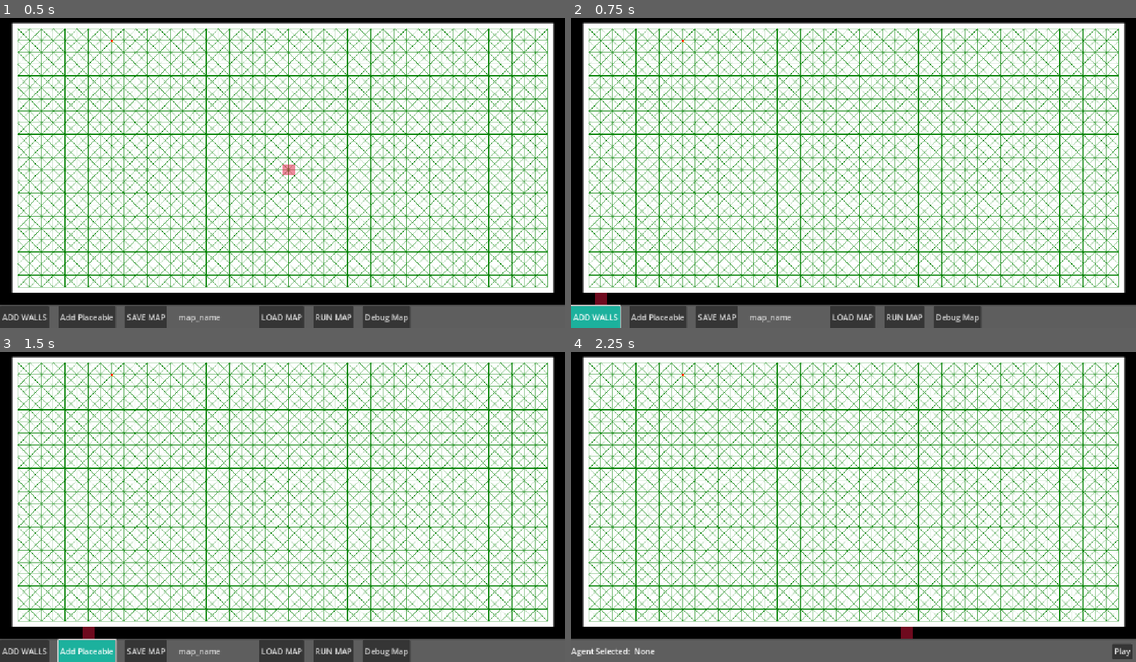
Above: before the commit, frames 1-4 (two rows, left to right).
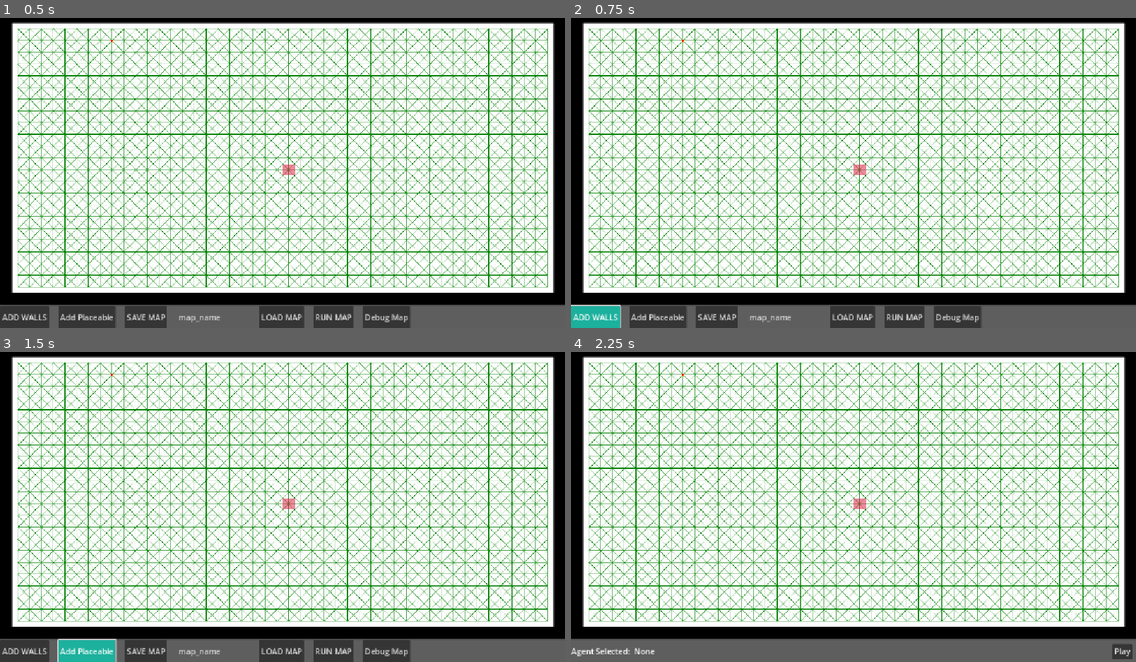
Above: after the commit, the same moments.

Repository: 702BH/GameAIProjects
Game: Godot game, scene res://ProgrammingGameAIByExample/Raven/raven_main_scene.tscn
Same seed, same stepped clock (60 frames per second), same inputs: the game is played once before the commit and once after it. The project has no main scene, so this scene is started directly.
Inputs:
- Up to frame 1 (0.5 s): no input
- Up to frame 2 (0.75 s): click "ADD WALLS" at 0.5 s
- Up to frame 3 (1.5 s): click "Add Placeable" at 1.25 s
- Up to frame 4 (2.25 s): click "RUN MAP" at 2 s

Frame 1 is identical in both runs. In frame 2, 0.2% of the frame differs, in the area x 4-53%, y 47-93%; in frame 3, 0.2%; in frame 4, 0.2%.

Commit message:
created debug state singleton and signals

Diff:
--- /dev/null
+++ b/aiforgamesprojects/ProgrammingGameAIByExample/Raven/Debug/DebugSettings.gd
@@ -0,0 +1,9 @@
+extends Node
+
+var debug_mode := false
+
+
+
+func set_debug_mode(mode:bool) -> void:
+	debug_mode = mode
+	RavenServiceBus.debg_mode_changed.emit(mode)
--- a/aiforgamesprojects/ProgrammingGameAIByExample/Raven/Raven_Service_Bus.gd
+++ b/aiforgamesprojects/ProgrammingGameAIByExample/Raven/Raven_Service_Bus.gd
@@ -41,6 +41,7 @@
 
 # debugging system
 signal debug_event(data: DebugData)
+signal debg_mode_changed(mode:bool)
 
 # Map drawing
 signal grid_generated()
--- a/aiforgamesprojects/ProgrammingGameAIByExample/Raven/map_drawing_input.gd
+++ b/aiforgamesprojects/ProgrammingGameAIByExample/Raven/map_drawing_input.gd
@@ -6,6 +6,8 @@
 
 @onready var drawer := $SubViewport/MapDrawing
 @onready var viewport := $SubViewport
+@onready var bucketdrawing := $BucketDrawing
+@onready var static_drawing := $SubViewport/MapDrawing/StaticDrawing
 
 var mouse_in := true
 var selected_position
@@ -25,7 +27,10 @@
 	RavenServiceBus.submitted_weapon.connect(_on_submitted.bind())
 	RavenServiceBus.grid_generated.connect(_on_grid_generated.bind())
 	RavenServiceBus.placeable_popup_submitted.connect(_on_popup_submitted.bind())
+	RavenServiceBus.debg_mode_changed.connect(_on_debug_mode_changed.bind())
 
+func _on_debug_mode_changed(mode:bool) -> void:
+	pass
 
 func _on_popup_submitted(data: SelectableData) -> void:
 	#print("Popup sucessfuly submitted")
--- a/aiforgamesprojects/ProgrammingGameAIByExample/Raven/overlay_draw.gd
+++ b/aiforgamesprojects/ProgrammingGameAIByExample/Raven/overlay_draw.gd
@@ -2,7 +2,8 @@
 #
 
 func _process(delta: float) -> void:
-	queue_redraw()
+	if DebugSettings.debug_mode:
+		queue_redraw()
 
 func _draw() -> void:
 	var mouse_position:= get_global_mouse_position()
--- a/aiforgamesprojects/project.godot
+++ b/aiforgamesprojects/project.godot
@@ -18,6 +18,7 @@
 
 RavenServiceBus="*res://ProgrammingGameAIByExample/Raven/Raven_Service_Bus.gd"
 World="*res://ProgrammingGameAIByExample/Raven/World.gd"
+DebugSettings="*res://ProgrammingGameAIByExample/Raven/Debug/DebugSettings.gd"
 
 [display]
 
Not shown, added: aiforgamesprojects/ProgrammingGameAIByExample/Raven/Debug/DebugSettings.gd.uid
